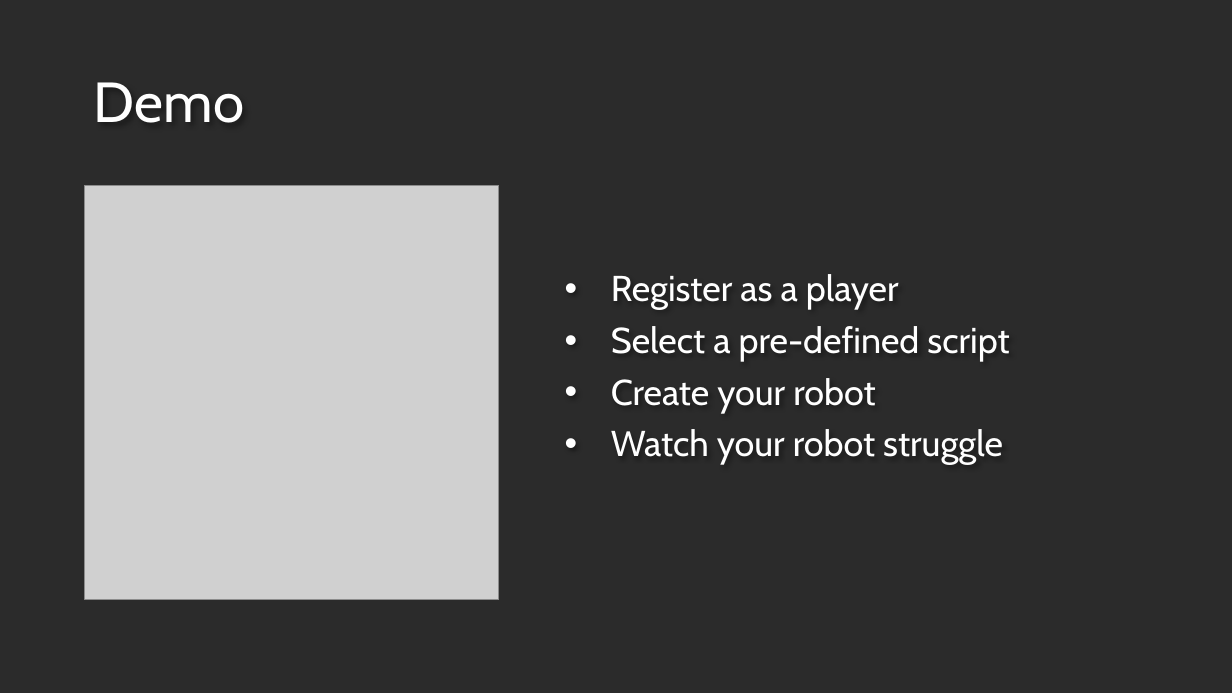
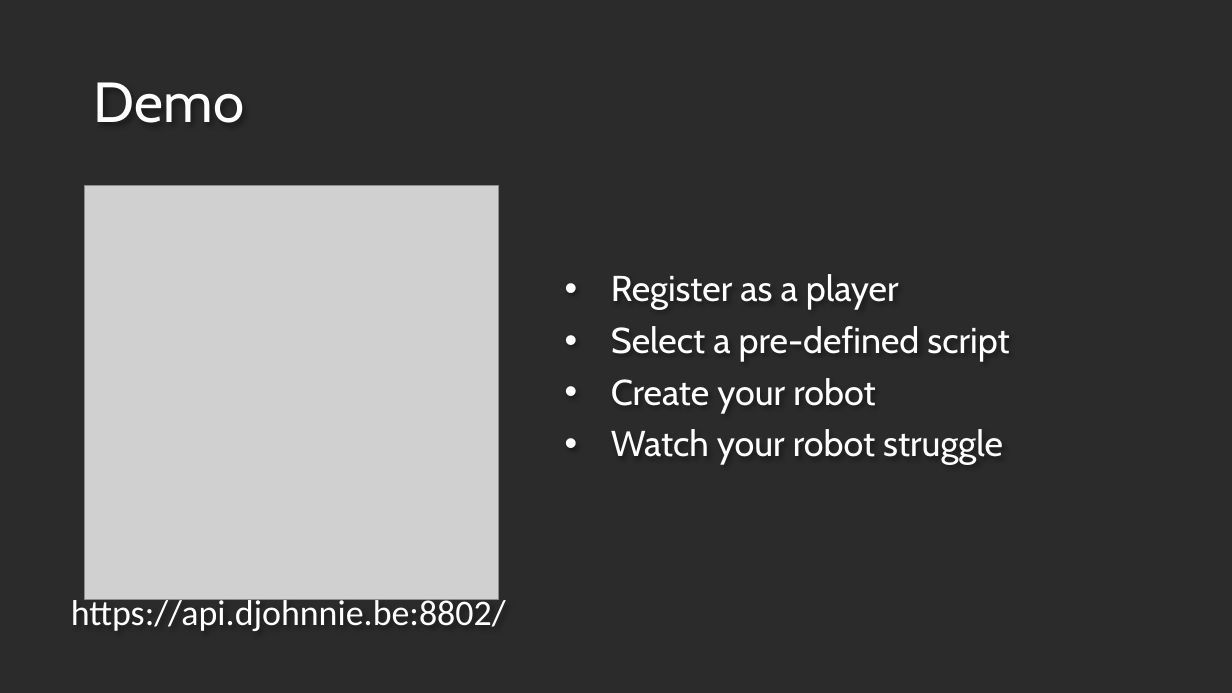
Before and after one commit to Djohnnie/CSharpWars-TechDaysFinland-2020, a slide deck: slide 5 of EducationalGame-TechDaysFinland-2020.pptx. Drawn at 1232x693 pixels with LibreOffice and Linux fonts; fonts in the diff are those of the drawing; grey boxes stand for pictures; background and template pictures are left out; a plain dark background stands for a picture behind light text. Boxes give left, top, right and bottom in pixels: in the first picture for what was removed or moved away, otherwise in the second. Text is boxed around its words. In the diff, an @@ line names an element or a change of style, - is before the commit and + after.

Commit message:
Updated presentation to add demo URL

```diff
--- a/EducationalGame-TechDaysFinland-2020.pptx
+++ b/EducationalGame-TechDaysFinland-2020.pptx
@@ text added at box(71, 595, 506, 631), 28 pt, text #FFFFFF @@
+https://api.djohnnie.be:8802/
```
Also in this commit, not shown: 1 other file.
